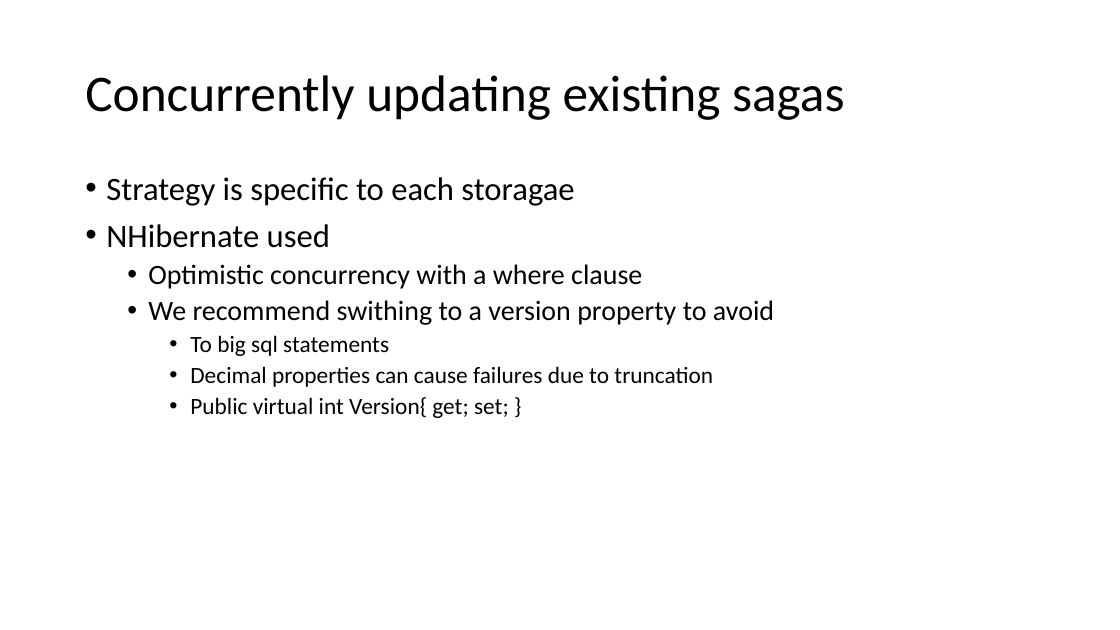
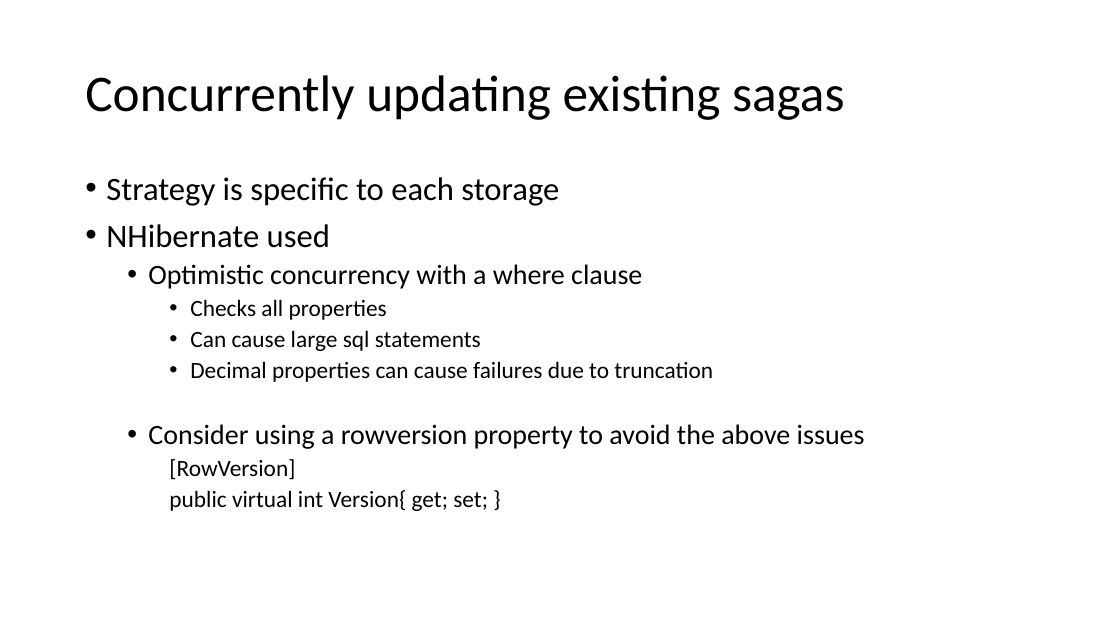
Before and after one commit to Particular/SagaMasterClass, a slide deck: slide 22 of SagaMasterClass.pptx. Drawn at 1120x630 pixels with LibreOffice and Linux fonts; fonts in the diff are those of the drawing. Boxes give left, top, right and bottom in pixels: in the first picture for what was removed or moved away, otherwise in the second. Text is boxed around its words. In the diff, an @@ line names an element or a change of style, - is before the commit and + after.

```diff
--- a/SagaMasterClass.pptx
+++ b/SagaMasterClass.pptx
@@ text at (x1=106, y1=177, x2=559, y2=206): text changed @@
-• Strategy is specific to each storagae
+• Strategy is specific to each storage
@@ text at (x1=190, y1=299, x2=481, y2=351): text changed; size 24 to 20 pt @@
-  • We recommend swithing to a version property to avoid
-    • To big sql statements
+    • Checks all properties
+    • Can cause large sql statements
@@ text at (x1=148, y1=424, x2=865, y2=511): text changed; size 20 to 24 pt @@
-    • Public virtual int Version{ get; set; }
+  • Consider using a rowversion property to avoid the above issues
+    [RowVersion]
+    public virtual int Version{ get; set; }
```
Also in this commit, not shown: 2 other slides changed, 1 other file.
